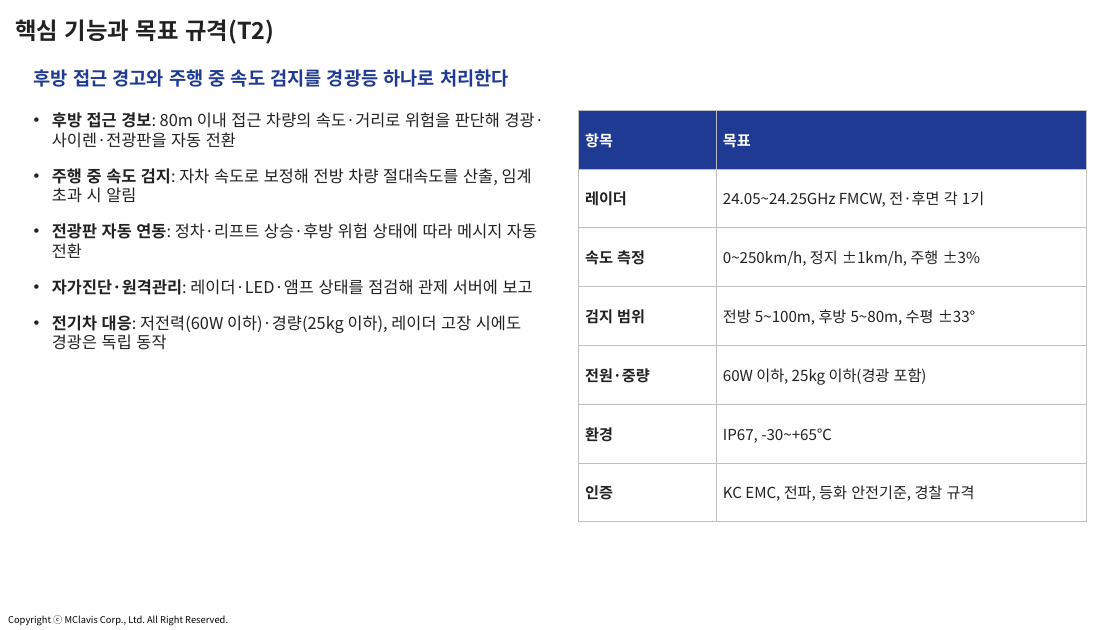
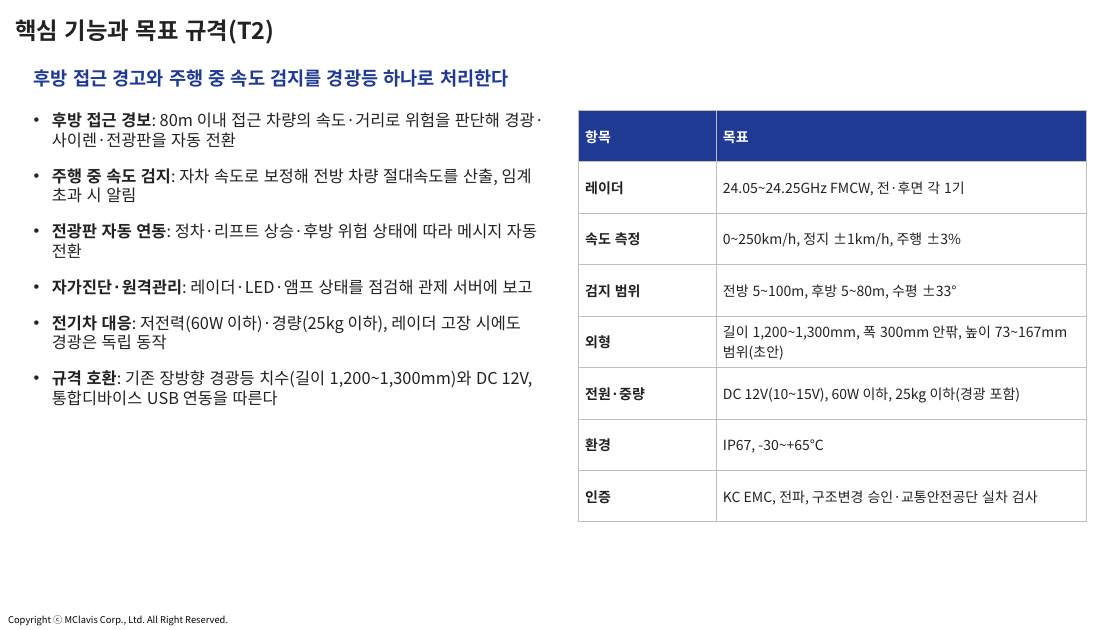
Before and after one commit to jangha-collab/jangha-kim, a slide deck: slide 14 of docs/사업계획서/2026-10_스마트경찰경광등_사업계획_과제제안.pptx (slide 12 before the commit). Drawn at 1120x630 pixels with LibreOffice and Linux fonts; fonts in the diff are those of the drawing; background and template pictures are left out. Boxes give left, top, right and bottom in pixels: in the first picture for what was removed or moved away, otherwise in the second. Text is boxed around its words. In the diff, an @@ line names an element or a change of style, - is before the commit and + after.

```diff
--- a/docs/사업계획서/2026-10_스마트경찰경광등_사업계획_과제제안.pptx
+++ b/docs/사업계획서/2026-10_스마트경찰경광등_사업계획_과제제안.pptx
@@ table at (579,110,1086,522) @@
-row 5: 전원·중량 | 60W 이하, 25kg 이하(경광 포함)
+row 5: 외형 | 길이 1,200~1,300mm, 폭 300mm 안팎, 높이 73~167mm 범위(초안)
+row 6: 전원·중량 | DC 12V(10~15V), 60W 이하, 25kg 이하(경광 포함)
-row 8, column 2: KC EMC, 전파, 등화 안전기준, 경찰 규격
+row 8, column 2: KC EMC, 전파, 구조변경 승인·교통안전공단 실차 검사
@@ text at (52,370,533,406): paragraph added @@
+• 규격 호환: 기존 장방향 경광등 치수(길이 1,200~1,300mm)와 DC 12V, 통합디바이스 USB 연동을 따른다
```
Also in this commit, not shown: 8 other slides changed, 2 slides added, 17 other files.
